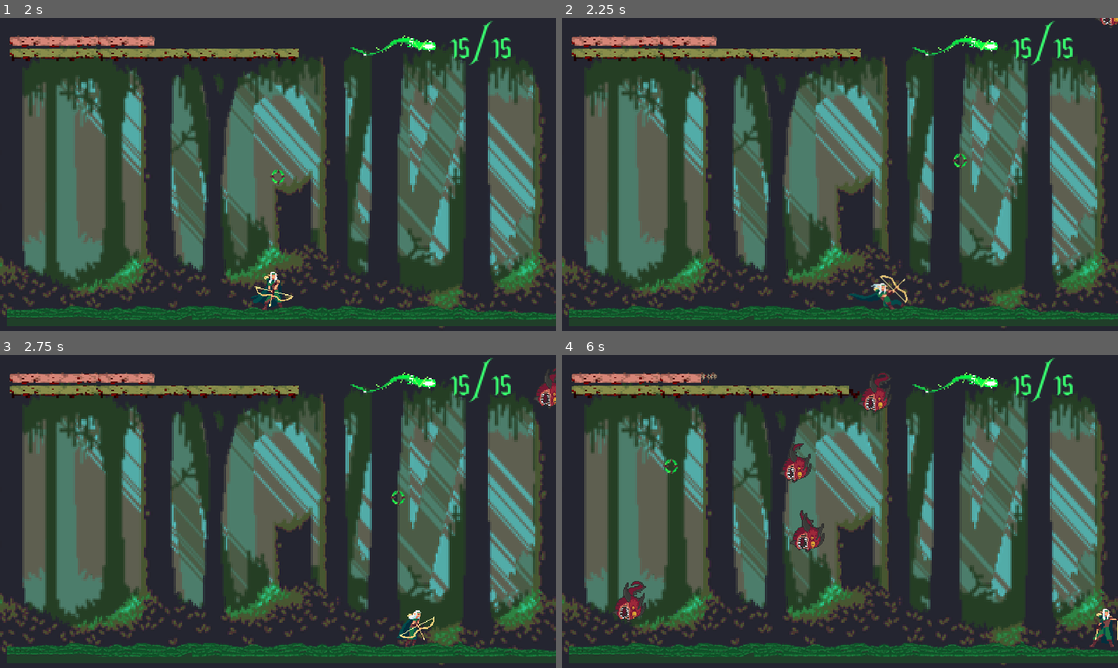
Above: before the commit, frames 1-4 (two rows, left to right).
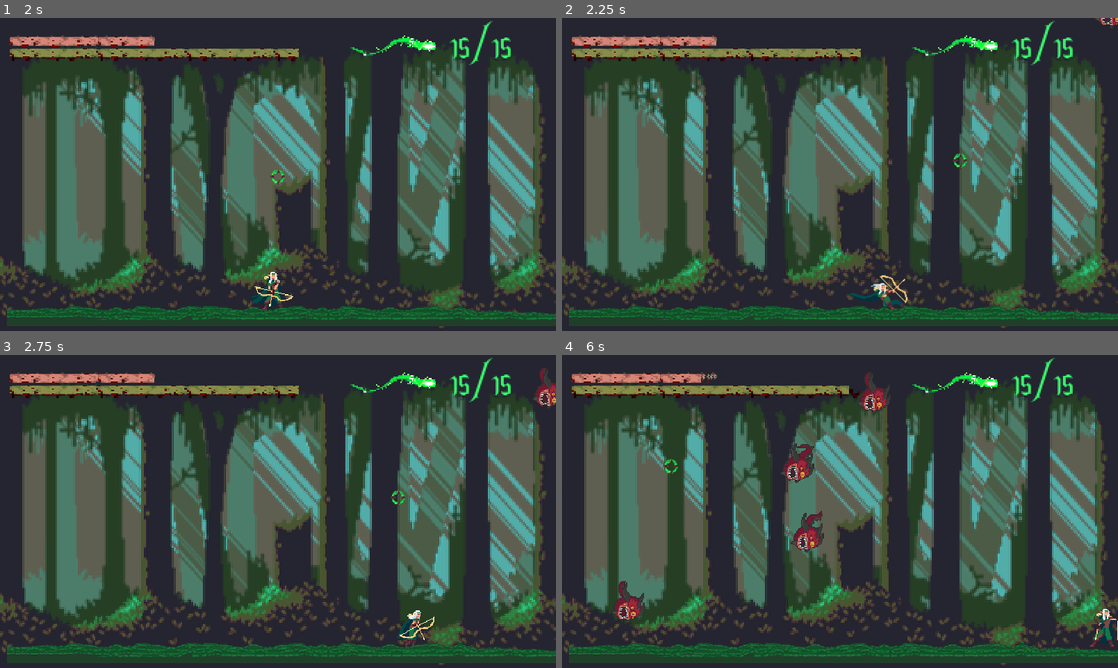
Above: after the commit, the same moments.

Repository: dcrespo3d/GGJ2023
Game: Godot game, scene res://InitialScene.tscn
Same seed, same stepped clock (60 frames per second), same inputs: the game is played once before the commit and once after it.
Inputs (mouse positions are in pixels of both pictures, inside the frame that each line leads up to):
- Up to frame 1 (2 s): click (283, 174) at 0.5 s; click (278, 174) at 1.25 s
- Up to frame 2 (2.25 s): tap Enter at 2 s; move the mouse to (962, 158) at 2.02 s; hold Right (ui_right) from 2.03 s (still down); tap Shift (dash_key) at 2.1 s
- Up to frame 3 (2.75 s): keep holding Right (ui_right)
- Up to frame 4 (6 s): move the mouse to (728, 527) at 2.77 s; release Right (ui_right) at 2.78 s; hold Left (ui_left) 2.78-3.53 s; tap Space (heal_key) at 2.85 s; move the mouse to (895, 442) at 3.52 s; hold Right (ui_right) 3.53-4.28 s; click (895, 442) at 3.6 s; move the mouse to (812, 574) at 4.27 s; hold Up (ui_up) 4.28-5.03 s; tap Shift (dash_key) at 4.35 s; move the mouse to (1006, 558) at 5.02 s; hold Space (heal_key) 5.03-5.78 s; hold Left (ui_left) from 5.03 s (still down); move the mouse to (673, 464) at 5.77 s; click (673, 464) at 5.85 s

Frame 1 is identical in both runs. In frame 2, less than 0.1% of the frame differs, in the area x 96-100%, y 0-4%; in frame 3, 0.2%; in frame 4, 1.2%, in the area x 9-60%, y 5-86%.

Commit message:
Update
A

Diff:
--- a/Enemy02.tscn
+++ b/Enemy02.tscn
@@ -9,9 +9,12 @@
 
 [node name="Enemy02" type="KinematicBody2D"]
 script = ExtResource( 2 )
+speed = 70
 deadSpeed = 0
-geaDamage = 1
-hits = 1
+playerDamage = 195
+geaDamage = 1.5
+heal = 65
+hits = 4
 
 [node name="EnemyAnimations" type="AnimatedSprite" parent="."]
 position = Vector2( 1, -3 )
--- a/Enemy_01.tscn
+++ b/Enemy_01.tscn
@@ -132,7 +132,7 @@
 speed = 300
 deadSpeed = 500
 playerDamage = 30
-geaDamage = 50
+geaDamage = 60
 heal = 25
 hits = 1
 
@@ -140,6 +140,7 @@
 rotation = 1.5708
 frames = SubResource( 25 )
 animation = "Idle"
+frame = 3
 speed_scale = 2.0
 playing = true
 
--- a/Enemy_02.tscn
+++ b/Enemy_02.tscn
@@ -124,15 +124,16 @@
 [node name="Enemy_02" type="KinematicBody2D"]
 script = ExtResource( 2 )
 SFXEnemyDeath = ExtResource( 3 )
-speed = 300
+speed = 200
 deadSpeed = 500
-hits = 1
+geaDamage = 25
+hits = 4
 
 [node name="EnemyAnimations" type="AnimatedSprite" parent="."]
 rotation = 1.5708
 frames = SubResource( 25 )
 animation = "Idle"
-frame = 2
+frame = 5
 speed_scale = 2.0
 playing = true
 
--- a/EscenaMain.tscn
+++ b/EscenaMain.tscn
@@ -36,6 +36,8 @@
 Enemy2 = ExtResource( 11 )
 spawntimer = 0.8
 speedincrease = 0.0
+incrementoBichosPorRonda = 7
+incrementoTiempoPorRonda = 7.0
 rondasParaIncrementoCaracol = 2
 
 [node name="Viewport" type="Node2D" parent="."]
--- a/GameOver.tscn
+++ b/GameOver.tscn
@@ -8,6 +8,13 @@
 [ext_resource path="res://Art/UI/GO_playAgainHover.png" type="Texture" id=6]
 [ext_resource path="res://Art/UI/GO_backMenuHover.png" type="Texture" id=7]
 [ext_resource path="res://Art/UI/GO_plainAgainButton.png" type="Texture" id=8]
+[ext_resource path="res://Art/Font/The Ancient Gods.otf" type="DynamicFontData" id=9]
+[ext_resource path="res://Art/UI/thumbnail_SCORE.png" type="Texture" id=10]
+
+[sub_resource type="DynamicFont" id=1]
+size = 48
+outline_color = Color( 0.0313726, 0.764706, 0.545098, 1 )
+font_data = ExtResource( 9 )
 
 [node name="gameover" type="Control"]
 anchor_right = 1.0
@@ -66,6 +73,21 @@
 rect_pivot_offset = Vector2( -382, -202 )
 texture_hover = ExtResource( 7 )
 
+[node name="TextureRect" type="TextureRect" parent="."]
+margin_right = 40.0
+margin_bottom = 40.0
+texture = ExtResource( 10 )
+
+[node name="Label" type="Label" parent="."]
+margin_left = 346.0
+margin_top = 17.0
+margin_right = 416.0
+margin_bottom = 68.0
+custom_colors/font_color = Color( 0.0313726, 0.764706, 0.545098, 1 )
+custom_fonts/font = SubResource( 1 )
+text = "2054"
+align = 1
+
 [connection signal="pressed" from="PlayAgainButton" to="." method="_on_PlayAgainButton_pressed"]
 [connection signal="pressed" from="BACK TO MENU" to="." method="_on_BACK_TO_MENU_pressed"]
 [connection signal="pressed" from="PlayAgainButton2" to="." method="_on_PlayAgainButton_pressed"]
Binary file added: Art/UI/thumbnail_SCORE.png
Not shown, added: Art/UI/thumbnail_SCORE.png.import
Not shown: 1 places in GameOver.tscn that only renumber resources
